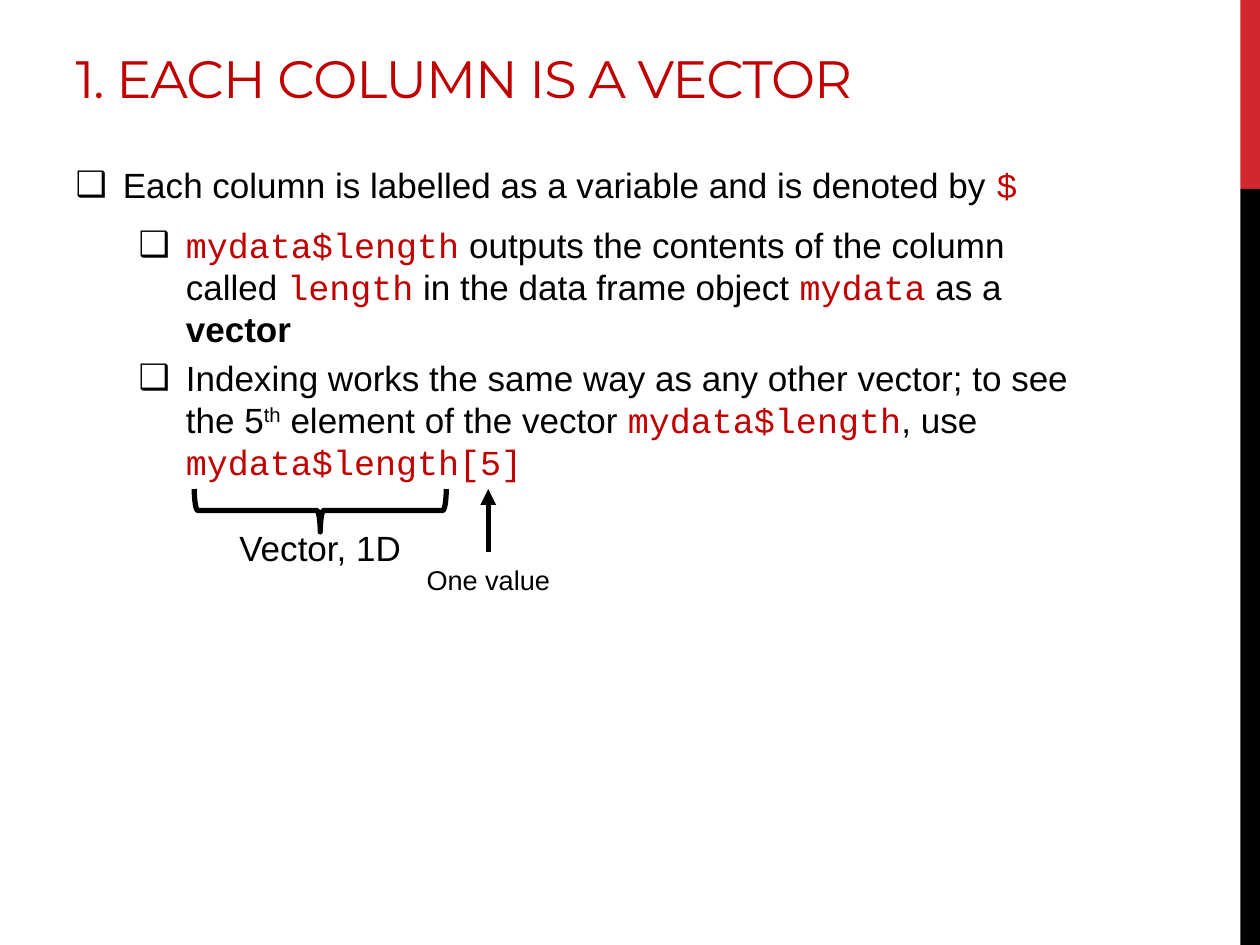
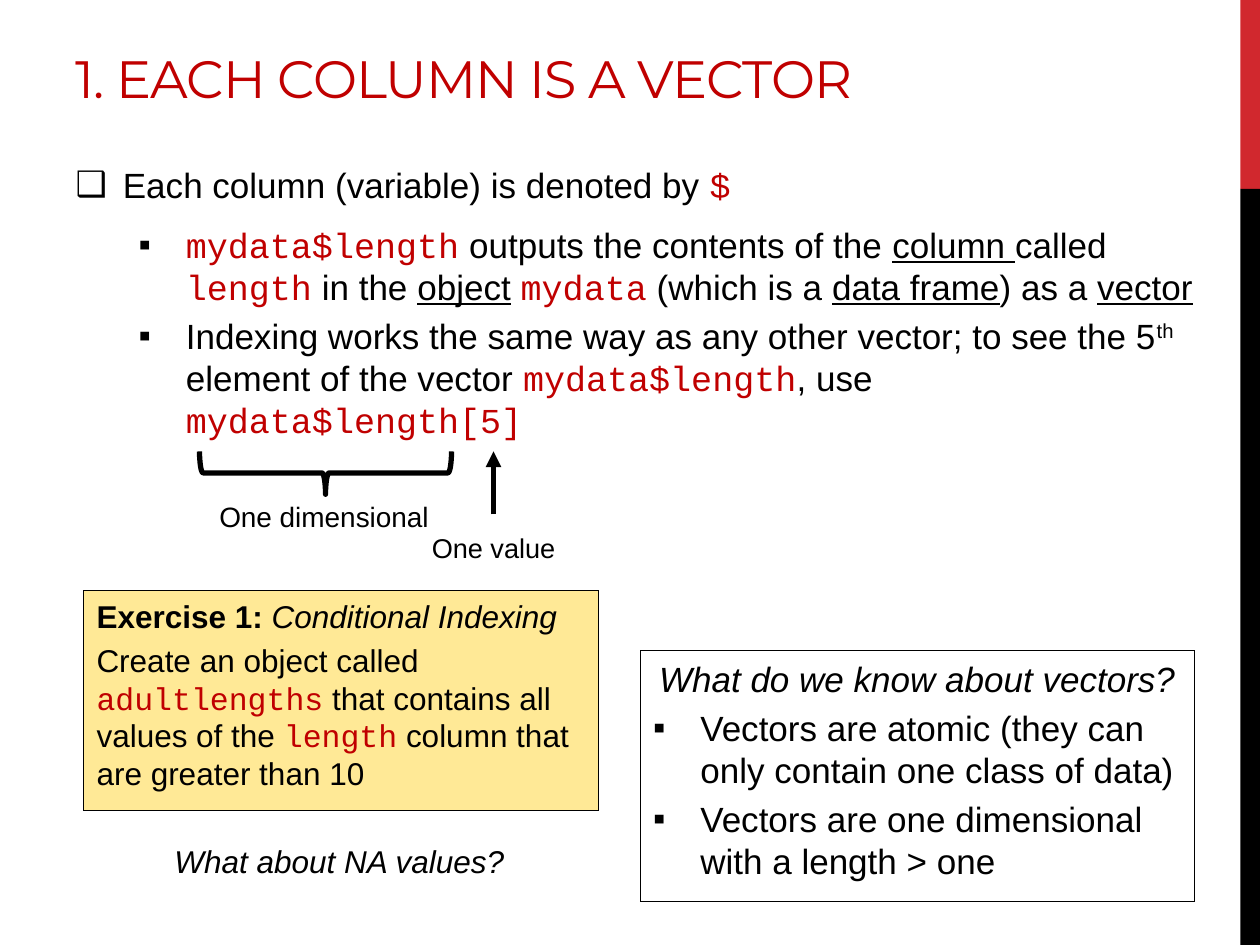
Before and after one commit to DanielleQuinn/RBarMUN, a slide deck: slide 19 of IntroWorkshop/RBar_IntroII.pptx (slide 18 before the commit). Drawn at 1260x945 pixels with LibreOffice and Linux fonts; fonts in the diff are those of the drawing. Boxes give left, top, right and bottom in pixels: in the first picture for what was removed or moved away, otherwise in the second. Text is boxed around its words. In the diff, an @@ line names an element or a change of style, - is before the commit and + after.

```diff
--- a/IntroWorkshop/RBar_IntroII.pptx
+++ b/IntroWorkshop/RBar_IntroII.pptx
@@ text at <box>123,172,1192,308</box>: text changed @@
-❑ Each column is labelled as a variable and is denoted by $
-  ❑ mydata$length outputs the contents of the column called length in the data frame object mydata as a vector
+❑ Each column (variable) is denoted by $
+  ▪ mydata$length outputs the contents of the column called length in the object mydata (which is a data frame) as a vector
@@ text at <box>186,323,1126,441</box>: bullet ❑ to ▪ @@
@@ right brace: place and size @@
-right brace at <box>194,489,446,532</box>
+right brace at <box>199,451,451,494</box>
@@ arrow moved from (489, 552) - (489, 489) to (494, 514) - (494, 451) @@
@@ text added at <box>219,506,429,528</box>, 16 pt, text #000000 @@
+One dimensional
@@ text removed at <box>239,533,401,566</box> @@
-Vector, 1D
@@ text "One value": place and size @@
-text "One value" at <box>427,570,550,591</box>
+text "One value" at <box>432,538,555,559</box>
@@ rectangle added at <box>84,591,598,811</box>, fill #FFE996, outline #000000 0.75 pt, 18 pt, text #000000 @@
+  Exercise 1: Conditional Indexing
+  Create an object called adultlengths that contains all values of the length column that are greater than 10
@@ rectangle added at <box>640,651,1194,902</box>, outline #000000 0.75 pt, 20 pt, text #000000 @@
+  What do we know about vectors?
+  ▪ Vectors are atomic (they can only contain one class of data)
+  ▪ Vectors are one dimensional with a length > one
@@ text added at <box>174,850,505,874</box>, 18 pt, text #000000, italic @@
+What about NA values?
```
Also in this commit, not shown: 23 other slides changed, 3 slides added, 5 slides removed.
